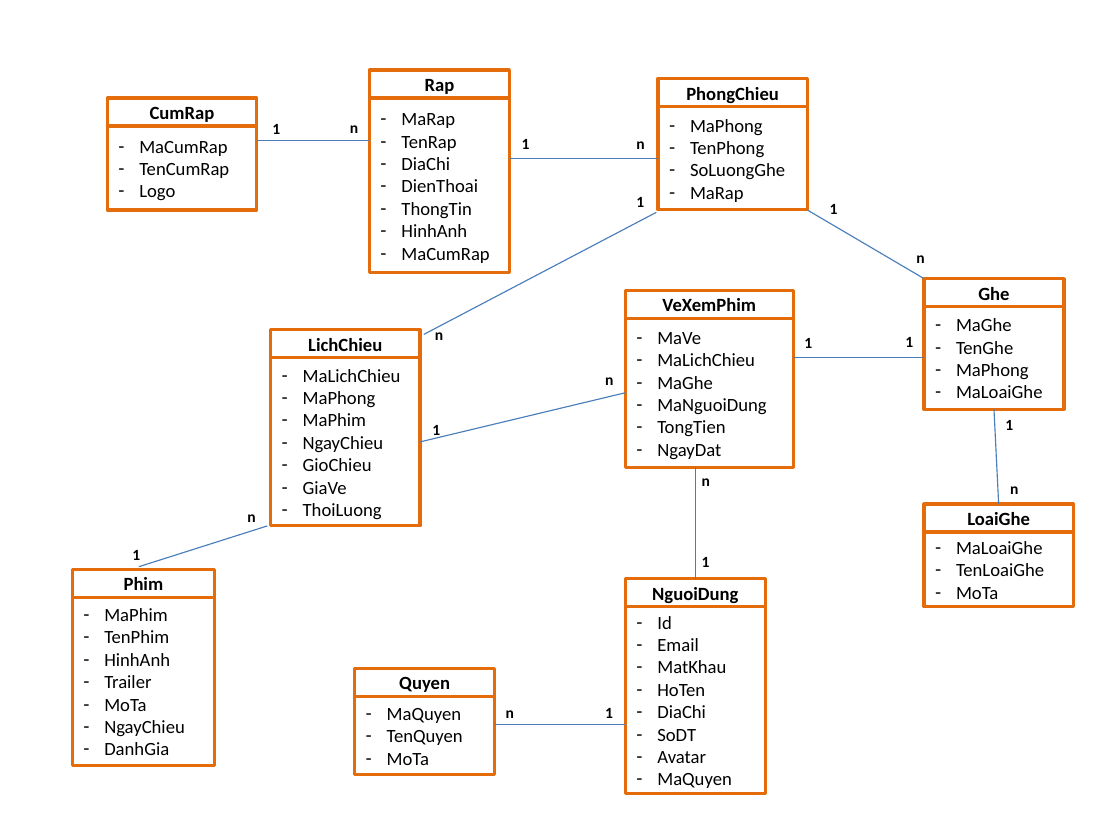
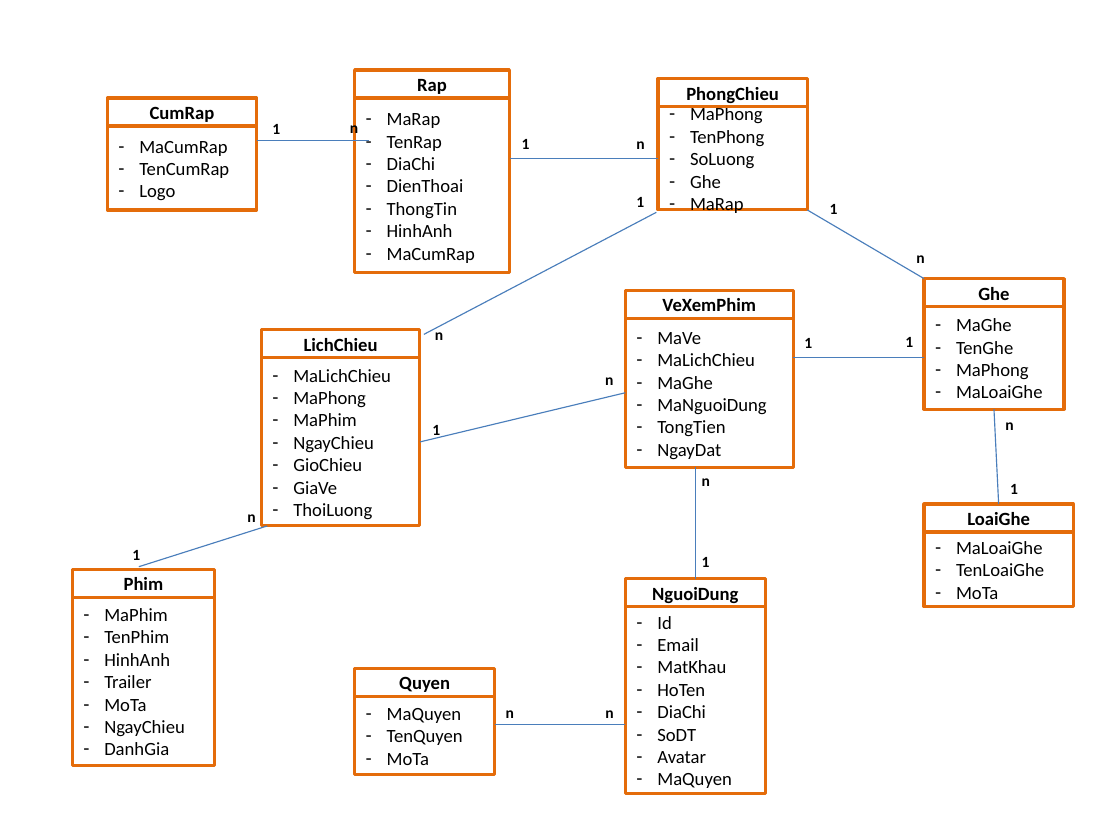
Before and after one commit to nartvt/spring-boot-booking-ticket, a slide deck: slide 1 of db_design/db-booking-ticket.pptx. Drawn at 1120x840 pixels with LibreOffice and Linux fonts; fonts in the diff are those of the drawing. Boxes give left, top, right and bottom in pixels: in the first picture for what was removed or moved away, otherwise in the second. Text is boxed around its words. In the diff, an @@ line names an element or a change of style, - is before the commit and + after.

```diff
--- a/db_design/db-booking-ticket.pptx
+++ b/db_design/db-booking-ticket.pptx
@@ rectangle "Rap": place and size @@
-rectangle "Rap" at box(370, 71, 510, 99)
+rectangle "Rap" at box(355, 69, 510, 97)
@@ rectangle "MaRap": place and size @@
-rectangle "MaRap" at box(370, 99, 510, 273)
+rectangle "MaRap" at box(355, 99, 510, 273)
@@ text in rectangle at box(690, 153, 754, 188): text changed @@
-– SoLuongGhe
+– SoLuong
+– Ghe
@@ rectangle "MaLichChieu": place and size @@
-rectangle "MaLichChieu" at box(271, 358, 420, 526)
+rectangle "MaLichChieu" at box(261, 358, 420, 526)
@@ rectangle "LichChieu": place and size @@
-rectangle "LichChieu" at box(271, 330, 420, 358)
+rectangle "LichChieu" at box(261, 330, 420, 358)
@@ text "n": place and size @@
-text "n" at box(1010, 486, 1018, 494)
+text "n" at box(1005, 422, 1013, 430)
@@ text "1": place and size @@
-text "1" at box(1005, 420, 1013, 430)
+text "1" at box(1010, 484, 1018, 494)
@@ text at box(605, 710, 613, 718): text changed @@
-1
+n
```
Also in this commit, not shown: 25 other files.
